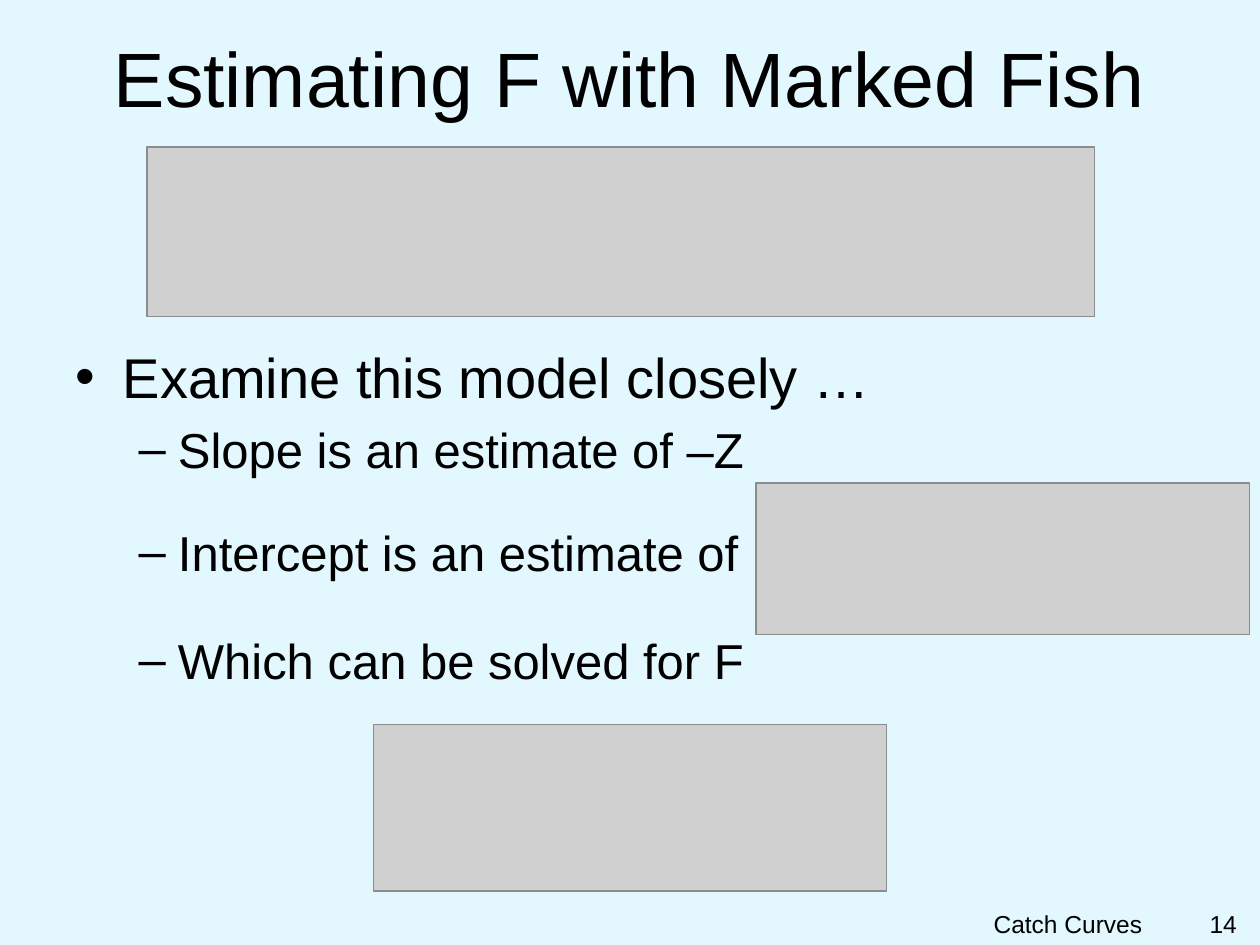
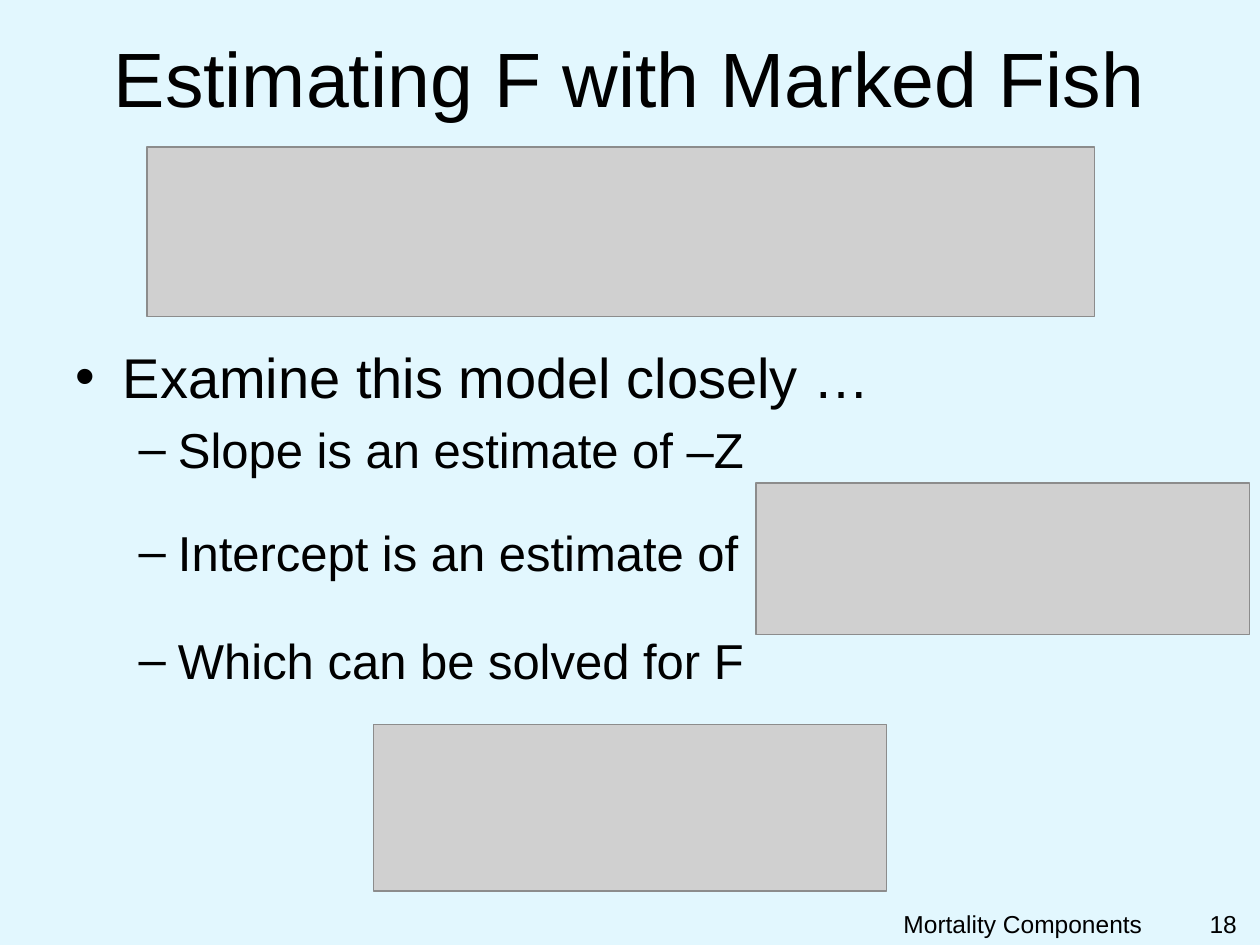
Before and after one commit to droglenc/NCNRS349, a slide deck: slide 18 of modules/MortalityComponents/PPT.pptx (slide 14 before the commit). Drawn at 1260x945 pixels with LibreOffice and Linux fonts; fonts in the diff are those of the drawing; grey boxes stand for pictures; background and template pictures are left out. Boxes give left, top, right and bottom in pixels: in the first picture for what was removed or moved away, otherwise in the second. Text is boxed around its words. In the diff, an @@ line names an element or a change of style, - is before the commit and + after.

Commit message:
Updated mortality components module

```diff
--- a/modules/MortalityComponents/PPT.pptx
+++ b/modules/MortalityComponents/PPT.pptx
@@ text at <box>903,915,1142,938</box>: text changed @@
-Catch Curves
+Mortality Components
@@ page number at <box>1210,916,1237,934</box>: text changed @@
-14
+18
```
Also in this commit, not shown: 8 other slides changed, 9 slides added, 5 slides removed, 3 other files.
